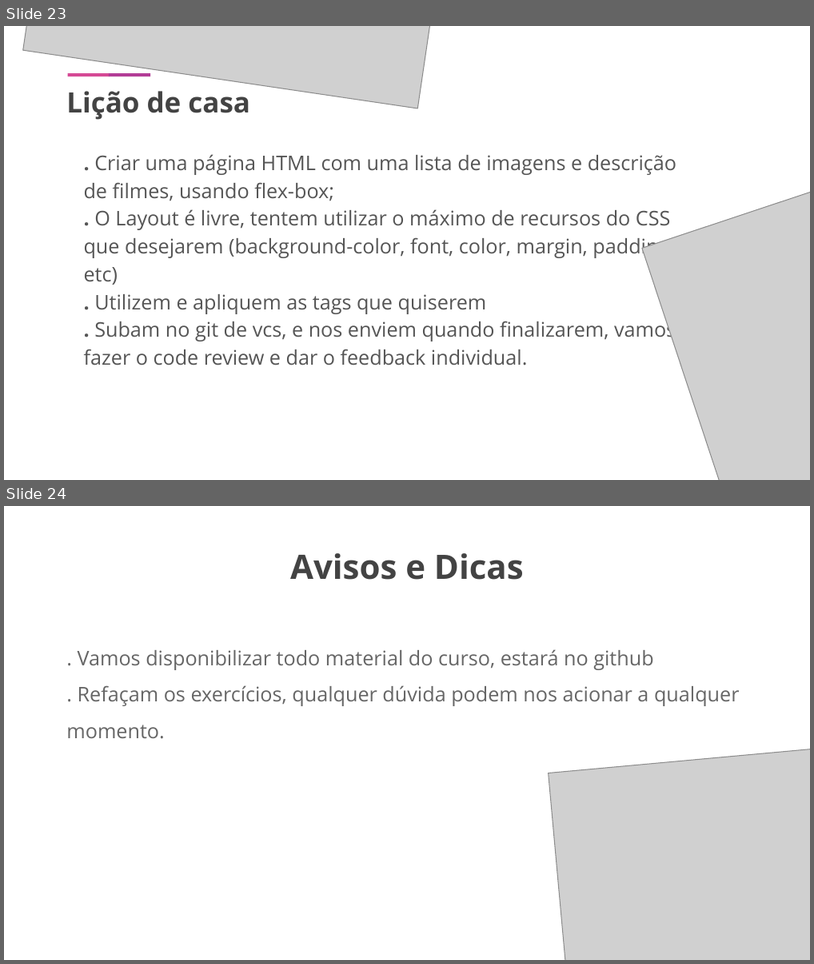
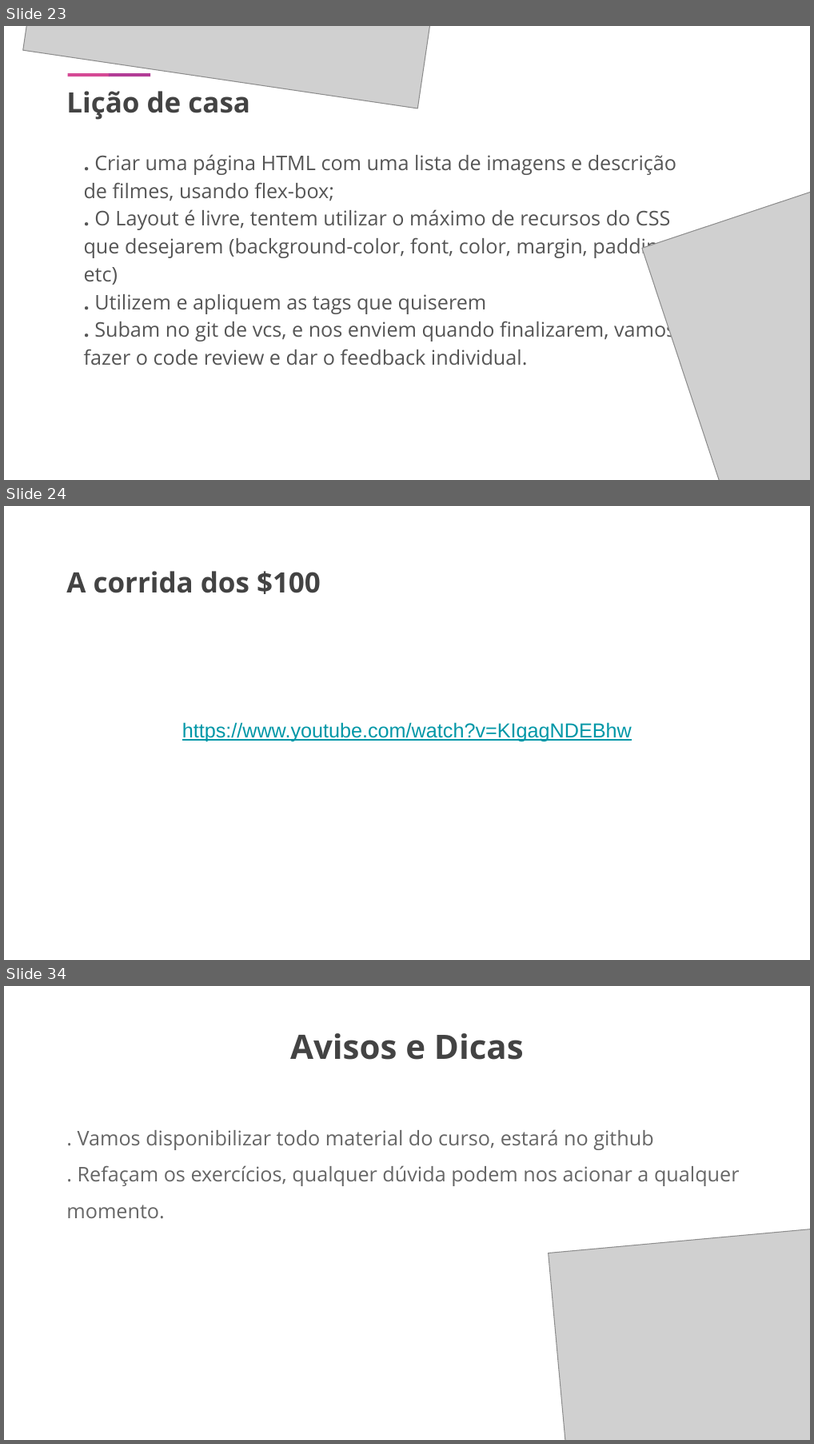
Before and after one commit to kimmikirino/trainees, a slide deck: Front end trainee program.pptx. Shown one above the other, each under a label of ours: slides 23 and 24 before the commit, slides 23, 24 and 34 after it; the slides between them are not shown. The pictures are 814x964 and 814x1444 pixels, drawn with LibreOffice and Linux fonts; fonts in the diff are those of the drawing; grey boxes stand for pictures. Boxes give left, top, right and bottom in pixels: in the first picture for what was removed or moved away, otherwise in the second. Text is boxed around its words. In the diff, an @@ line names an element or a change of style, - is before the commit and + after.

```diff
--- a/Front end trainee program.pptx
+++ b/Front end trainee program.pptx
@@ slide 24 added at [4, 506, 810, 960], background #FFFFFF @@
@@ text added at [66, 571, 321, 594], 25 pt, text #434343, bold @@
+A corrida dos $100
@@ text added at [182, 722, 632, 741], 18 pt, text #0097A7, underline @@
+https://www.youtube.com/watch?v=KIgagNDEBhw
@@ what was slide 24 is now slide 34 @@
```
Also in this commit, not shown: 9 other slides added, 8 other files.
